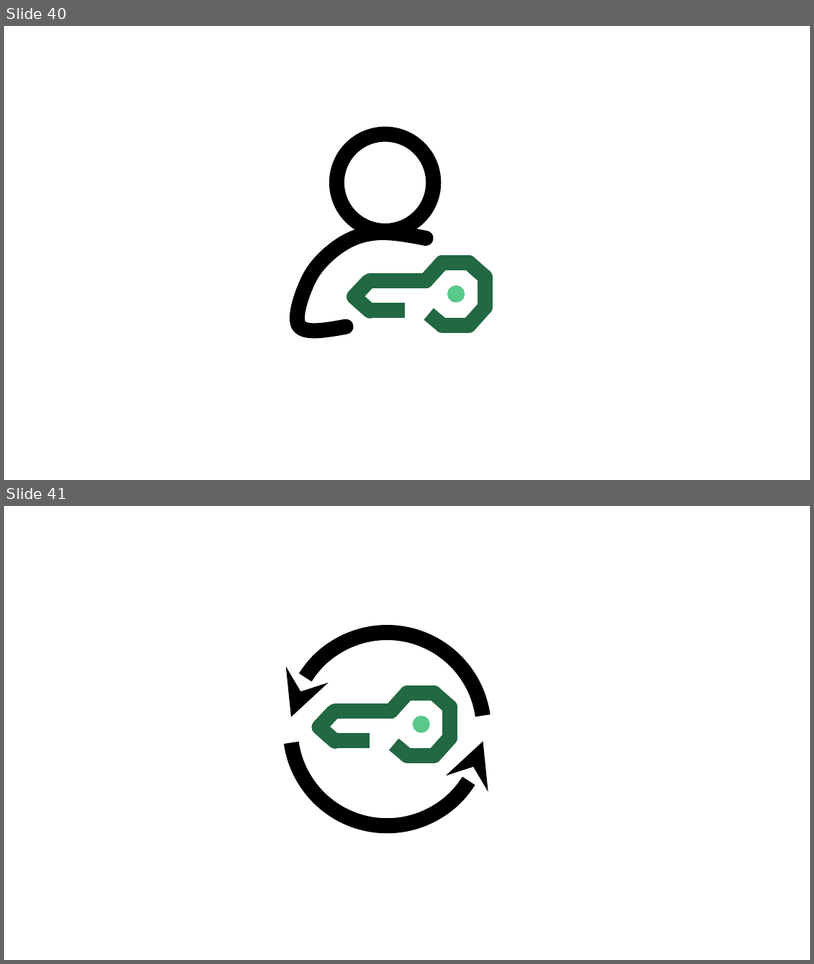
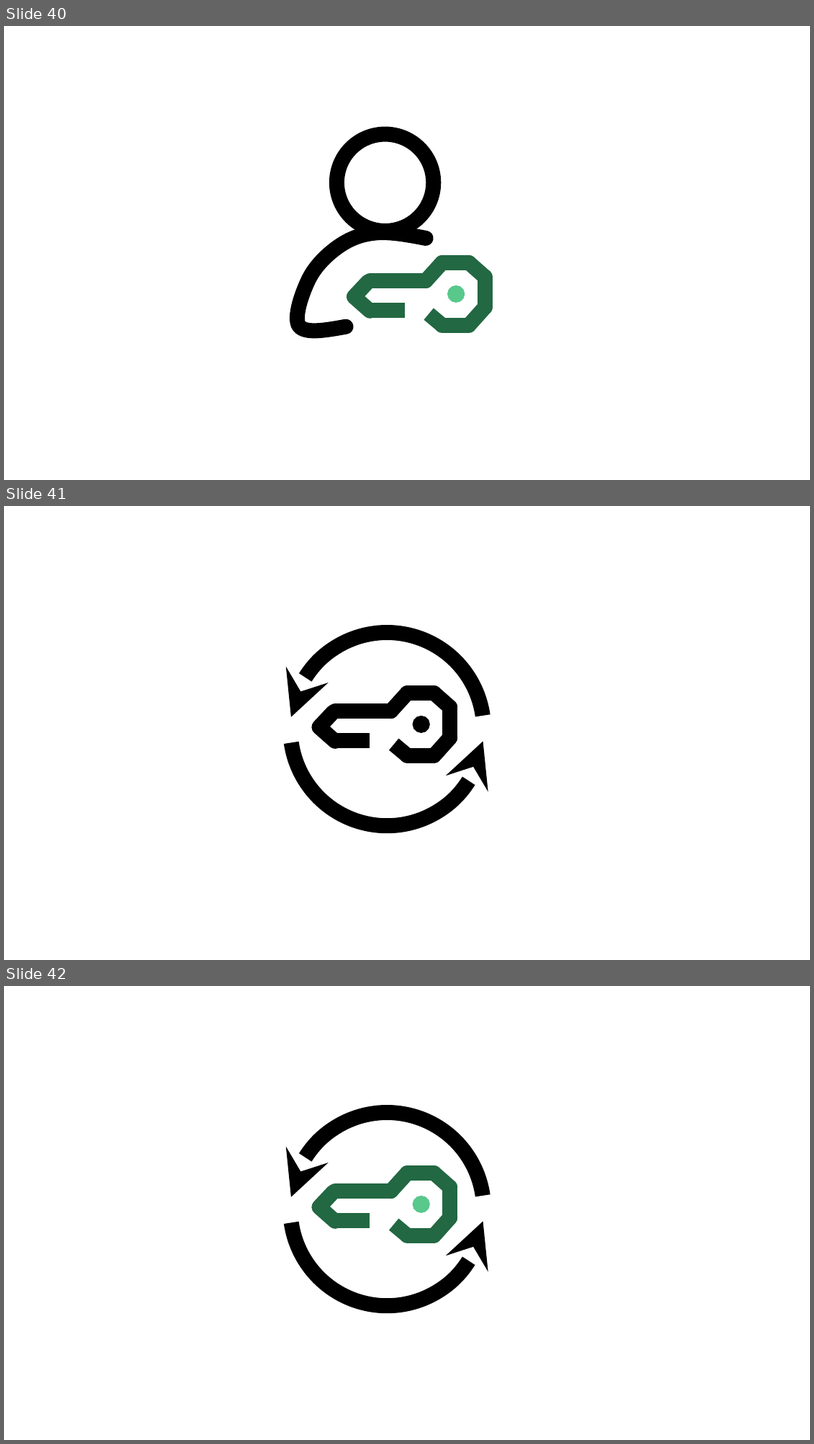
Before and after one commit to haimazu/G9-GoNature, a slide deck: LOGO/esteam_editable.pptx. Shown one above the other, each under a label of ours: slides 40 and 41 before the commit, slides 40, 41 and 42 after it. The pictures are 814x964 and 814x1444 pixels, drawn with LibreOffice and Linux fonts; fonts in the diff are those of the drawing. Boxes give left, top, right and bottom in pixels: in the first picture for what was removed or moved away, otherwise in the second. Text is boxed around its words. In the diff, an @@ line names an element or a change of style, - is before the commit and + after.

```diff
--- a/LOGO/esteam_editable.pptx
+++ b/LOGO/esteam_editable.pptx
@@ slide 41 added at box(4, 506, 810, 960), background #FFFFFF @@
@@ arc (boxed as its full ellipse) added at box(291, 632, 484, 826), outline #000000 18 pt @@
@@ arc (boxed as its full ellipse) added at box(291, 633, 484, 826), outline #000000 18 pt @@
@@ line added from (391, 711) to (407, 693), #000000 18 pt @@
@@ line added from (407, 693) to (435, 693), #000000 18 pt @@
@@ line added from (435, 693) to (450, 707), #000000 18 pt @@
@@ line added from (320, 727) to (333, 713), #000000 18 pt @@
@@ line added from (335, 711) to (391, 711), #000000 18 pt @@
@@ ellipse added at box(415, 718, 427, 731), fill #000000, outline #000000 6 pt @@
@@ line added from (450, 707) to (450, 738), #000000 18 pt @@
@@ line added from (320, 727) to (335, 741), #000000 18 pt @@
@@ line added from (342, 741) to (363, 741), #000000 18 pt @@
@@ line added from (436, 754) to (450, 738), #000000 18 pt @@
@@ line added from (403, 751) to (400, 749), #000000 18 pt @@
@@ line added from (407, 755) to (435, 755), #000000 18 pt @@
@@ what was slide 41 is now slide 42 @@
```
Also in this commit, not shown: 32 other files.
